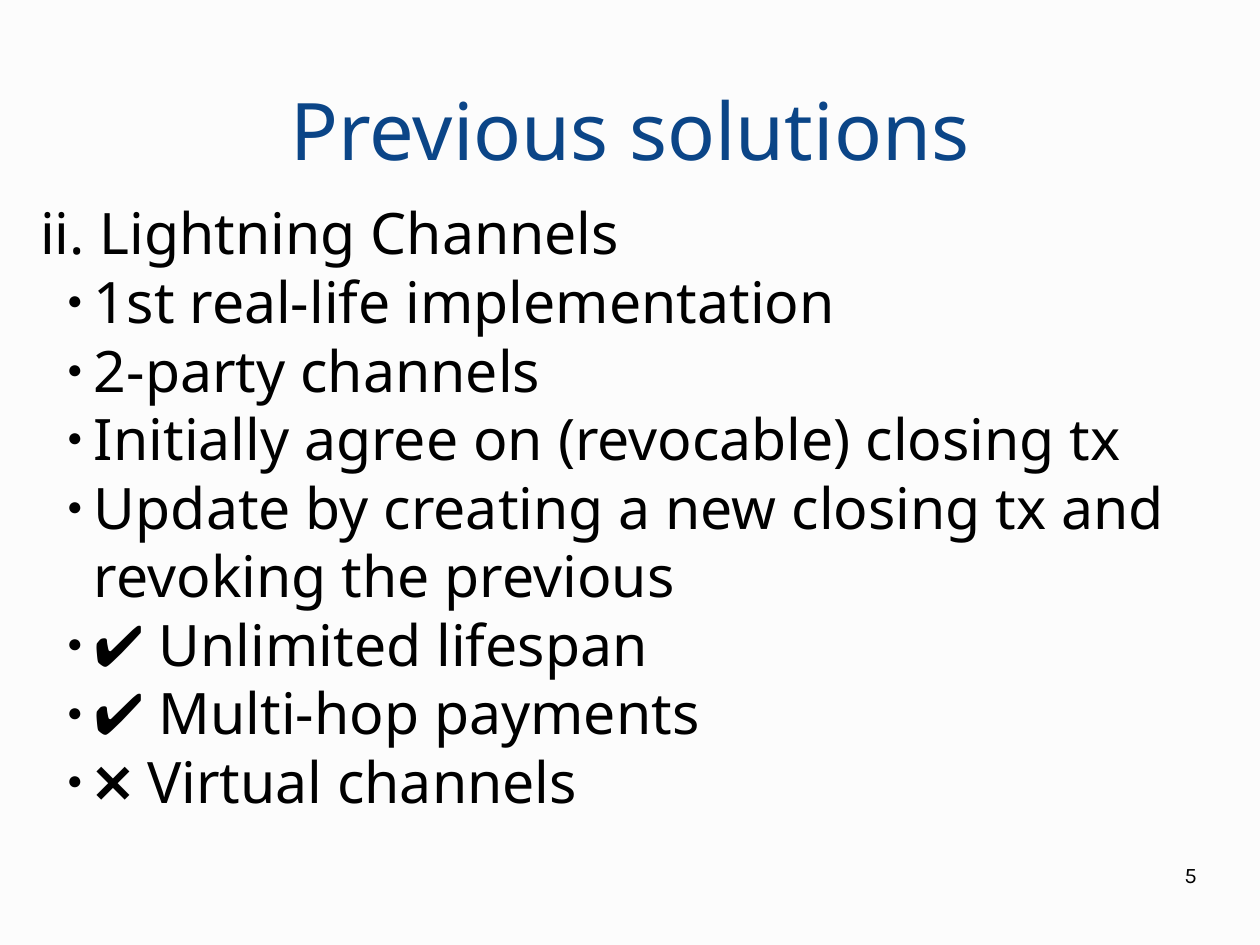
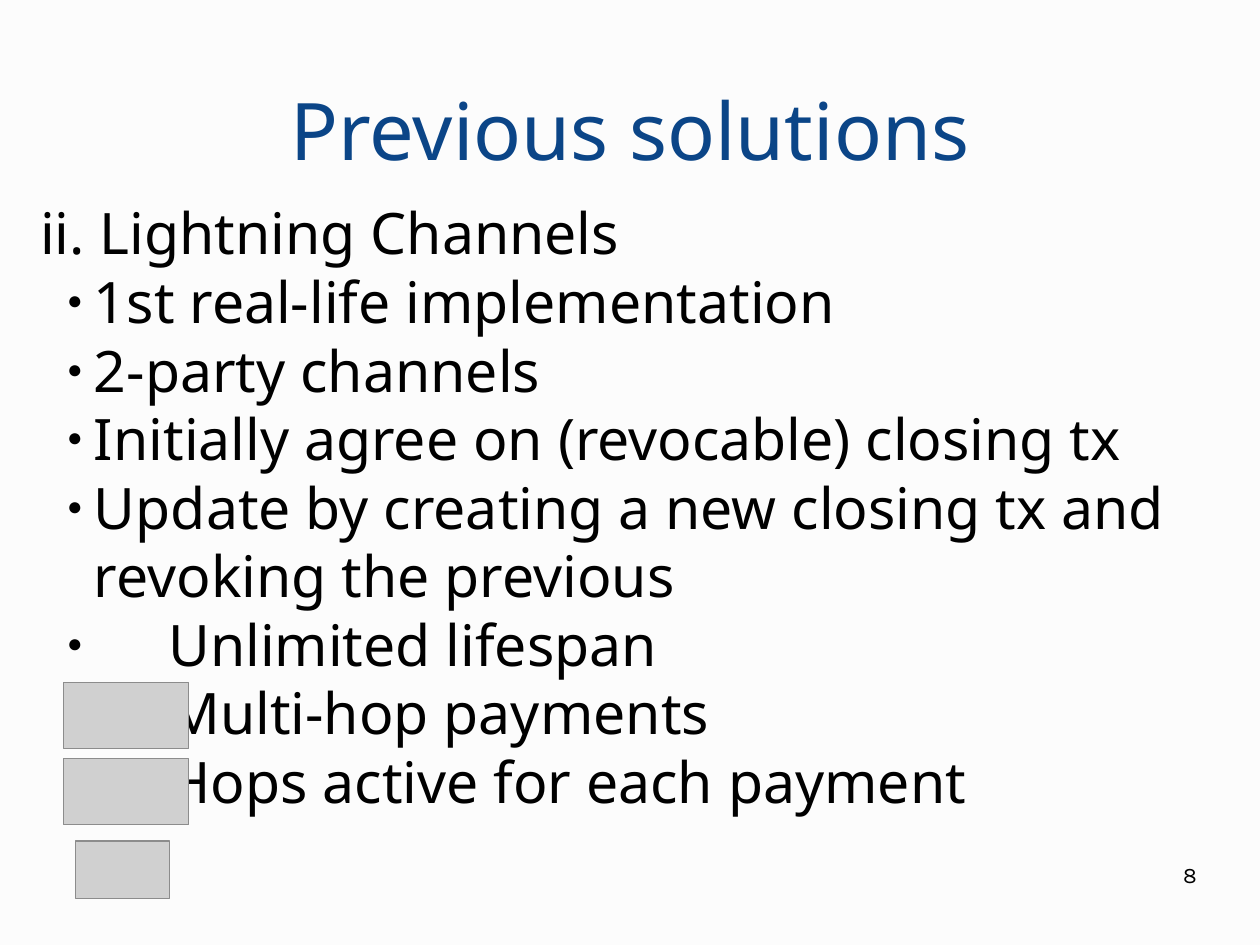
Before and after one commit to OrfeasLitos/virtual-payment-channels, a slide deck: slide 8 of slides/presentation.odp (slide 5 before the commit). Drawn at 1260x945 pixels with LibreOffice and Linux fonts; fonts in the diff are those of the drawing; grey boxes stand for pictures. Boxes give left, top, right and bottom in pixels: in the first picture for what was removed or moved away, otherwise in the second. Text is boxed around its words. In the diff, an @@ line names an element or a change of style, - is before the commit and + after.

```diff
--- a/slides/presentation.odp
+++ b/slides/presentation.odp
@@ subtitle at (168, 622, 966, 818): text changed @@
-  ● ✔️ Unlimited lifespan
-  ● ✔ Multi-hop payments
-  ● ❌ Virtual channels
+  ● Unlimited lifespan
+  ● Multi-hop payments
+  ● Hops active for each payment
@@ picture added at (63, 683, 189, 749) @@
@@ picture added at (63, 759, 189, 826) @@
@@ picture added at (75, 842, 169, 899) @@
@@ page number at (1183, 869, 1197, 884): text changed @@
-5
+8
```
Also in this commit, not shown: 25 other slides changed, 7 slides added, 1 other file.
